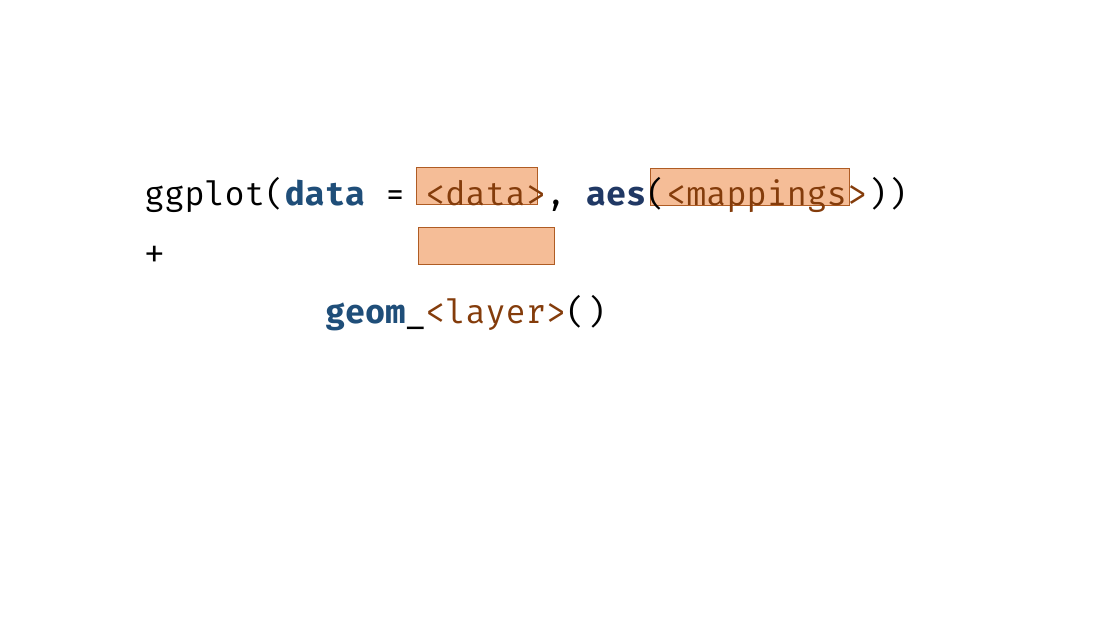
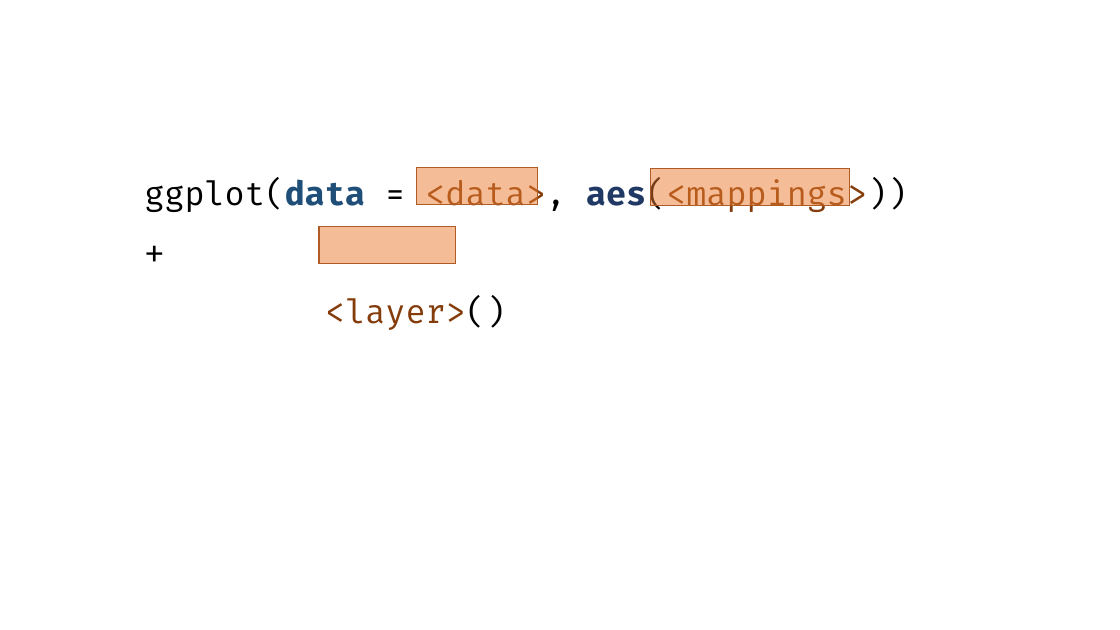
Before and after one commit to emitanaka/biometrics2019, a slide deck: slide 1 of images/images.pptx. Drawn at 1120x630 pixels with LibreOffice and Linux fonts; fonts in the diff are those of the drawing. Boxes give left, top, right and bottom in pixels: in the first picture for what was removed or moved away, otherwise in the second. Text is boxed around its words. In the diff, an @@ line names an element or a change of style, - is before the commit and + after.

Commit message:
WIP slide 1

```diff
--- a/images/images.pptx
+++ b/images/images.pptx
@@ rectangle: place and size @@
-rectangle at [418, 228, 555, 265]
+rectangle at [319, 227, 455, 264]
@@ text at [325, 297, 506, 330]: text changed @@
-geom_<layer>()
+<layer>()
```
Also in this commit, not shown: 2 other slides changed, 1 slide added, 38 other files.
